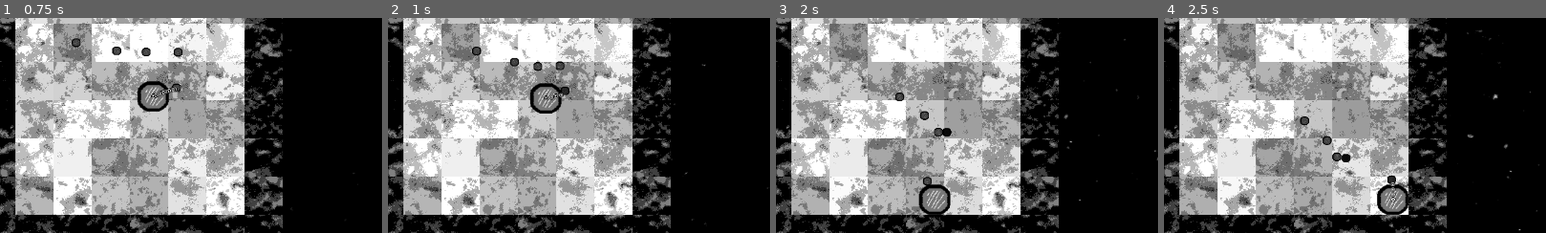
Above: before the commit, frames 1-4 (left to right).
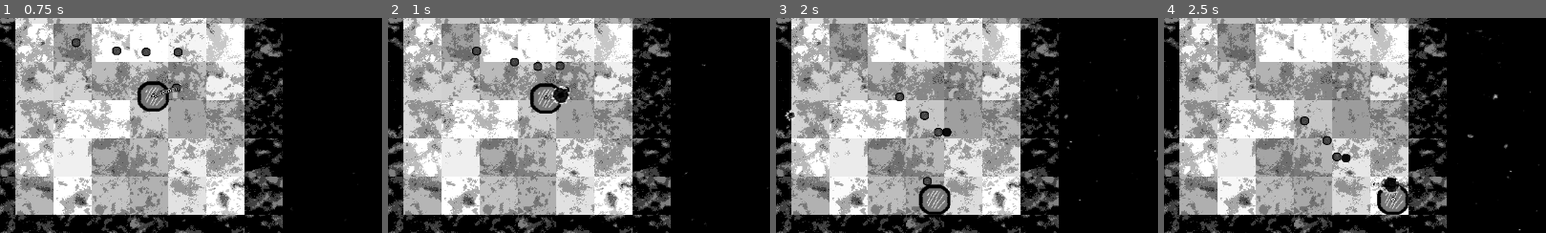
Above: after the commit, the same moments.

Repository: Indivicivet/ludumdare54
Game: Godot game, scene res://ludumdare54.tscn
The game is run twice, just before and just after one commit, with the same random seed, the same clock (stepped at 60 frames per second) and the same inputs.
Inputs (mouse positions are % of the whole screen's width and height, from its top left):
- Up to frame 1 (0.75 s): move the mouse to (72, 45) at 0.52 s; press the mouse at (72, 45) at 0.53 s; hold Right (right) from 0.53 s (still down)
- Up to frame 2 (1 s): keep holding Right (right)
- Up to frame 3 (2 s): move the mouse to (30, 55) at 1.27 s; release Right (right) at 1.28 s; release the mouse at (30, 55) at 1.28 s; hold Down (down) from 1.28 s (still down); click (30, 55) at 1.35 s
- Up to frame 4 (2.5 s): move the mouse to (60, 28) at 2.02 s; release Down (down) at 2.03 s; press the mouse at (60, 28) at 2.03 s; hold Right (right) from 2.03 s (still down)
The pictures show only the part of the screen within x 31-81%, y 33-83%; the shares and areas given below are measured in that part.

Frame 1 is identical in both runs. In frame 2, 0.2% of the frame differs, in the area x 42-48%, y 31-41%; in frame 3, less than 0.1%; in frame 4, 0.3%, in the area x 54-62%, y 73-82%.

Commit message:
add an animation to hit indicator

Diff:
--- a/hit_indicator_0001.tscn
+++ b/hit_indicator_0001.tscn
@@ -1,9 +1,45 @@
-[gd_scene load_steps=2 format=3 uid="uid://bdxlgyewueqyg"]
+[gd_scene load_steps=7 format=3 uid="uid://bdxlgyewueqyg"]
 
 [ext_resource type="AudioStream" uid="uid://bxiehdfdn261l" path="res://sfx/hitHurt0001.wav" id="1_w6osx"]
+[ext_resource type="Texture2D" uid="uid://ddxi2g5dwcj2m" path="res://graphics/explosion0001_f0001.png" id="2_edbpn"]
+[ext_resource type="Texture2D" uid="uid://dalh1b02jo6c3" path="res://graphics/explosion0001_f0002.png" id="3_fwd51"]
+[ext_resource type="Texture2D" uid="uid://b74ctqmu1j8rd" path="res://graphics/explosion0001_f0003.png" id="4_rm4e6"]
+[ext_resource type="Texture2D" uid="uid://c8p373qkq7u27" path="res://graphics/blank64x64.png" id="5_0ntiq"]
+
+[sub_resource type="SpriteFrames" id="SpriteFrames_u64co"]
+animations = [{
+"frames": [{
+"duration": 2.0,
+"texture": ExtResource("2_edbpn")
+}, {
+"duration": 1.0,
+"texture": ExtResource("3_fwd51")
+}, {
+"duration": 1.0,
+"texture": ExtResource("4_rm4e6")
+}, {
+"duration": 1.0,
+"texture": ExtResource("3_fwd51")
+}, {
+"duration": 1.0,
+"texture": ExtResource("2_edbpn")
+}, {
+"duration": 1.0,
+"texture": ExtResource("5_0ntiq")
+}],
+"loop": false,
+"name": &"default",
+"speed": 24.0
+}]
 
 [node name="Node2D" type="Node2D"]
 
 [node name="AudioStreamPlayer2D" type="AudioStreamPlayer2D" parent="."]
 stream = ExtResource("1_w6osx")
 autoplay = true
+
+[node name="AnimatedSprite2D" type="AnimatedSprite2D" parent="."]
+sprite_frames = SubResource("SpriteFrames_u64co")
+autoplay = "default"
+frame = 1
+frame_progress = 0.8619
Binary file added: graphics/blank64x64.png
Not shown, added: graphics/blank64x64.png.import
Binary file added: graphics/explosion0001_f0001.png
Not shown, added: graphics/explosion0001_f0001.png.import
Binary file added: graphics/explosion0001_f0002.png
Not shown, added: graphics/explosion0001_f0002.png.import
Binary file added: graphics/explosion0001_f0003.png
Not shown, added: graphics/explosion0001_f0003.png.import
